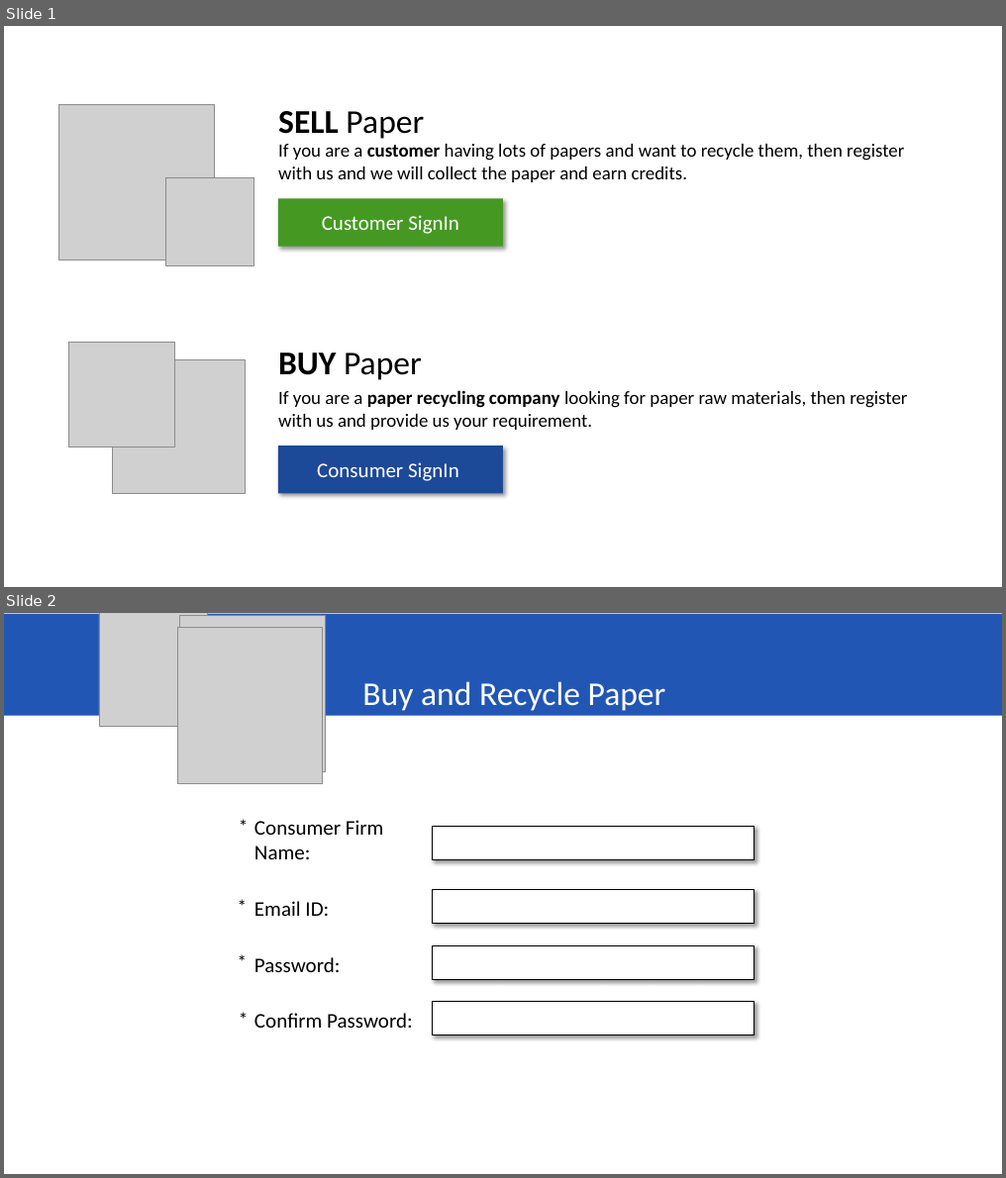
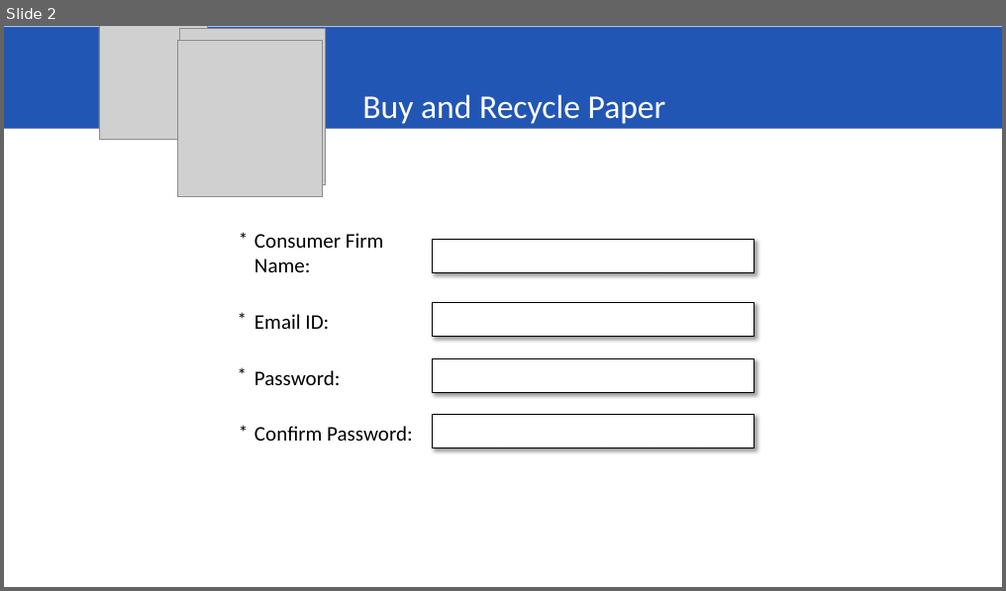
Before and after one commit to Rahul29111993/SATVA, a slide deck: Angular/assets/Satva-BuyPaper.pptx. Shown one above the other, each under a label of ours: slides 1 and 2 before the commit, slide 2 after it. The pictures are 1006x1178 and 1006x591 pixels, drawn with LibreOffice and Linux fonts; fonts in the diff are those of the drawing; grey boxes stand for pictures. Boxes give left, top, right and bottom in pixels: in the first picture for what was removed or moved away, otherwise in the second. Text is boxed around its words. In the diff, an @@ line names an element or a change of style, - is before the commit and + after.

```diff
--- a/Angular/assets/Satva-BuyPaper.pptx
+++ b/Angular/assets/Satva-BuyPaper.pptx
@@ slide 1 removed at box(4, 26, 1002, 587), background #FFFFFF @@
@@ picture removed at box(58, 104, 214, 261) @@
@@ text removed at box(278, 111, 424, 139) @@
-SELL Paper
@@ text removed at box(278, 144, 904, 182) @@
-If you are a customer having lots of papers and want to recycle them, then register with us and we will collect the paper and earn credits.
@@ picture removed at box(165, 178, 254, 267) @@
@@ rectangle removed at box(278, 199, 503, 247) @@
-Customer SignIn
@@ picture removed at box(69, 342, 174, 448) @@
@@ picture removed at box(113, 361, 246, 494) @@
@@ text removed at box(278, 353, 422, 380) @@
-BUY Paper
@@ text removed at box(278, 390, 907, 430) @@
-If you are a paper recycling company looking for paper raw materials, then register with us and provide us your requirement.
@@ rectangle removed at box(278, 446, 503, 494) @@
-Consumer SignIn
```
Also in this commit, not shown: 9 slides changed, 1 slide added, 13 other files.
